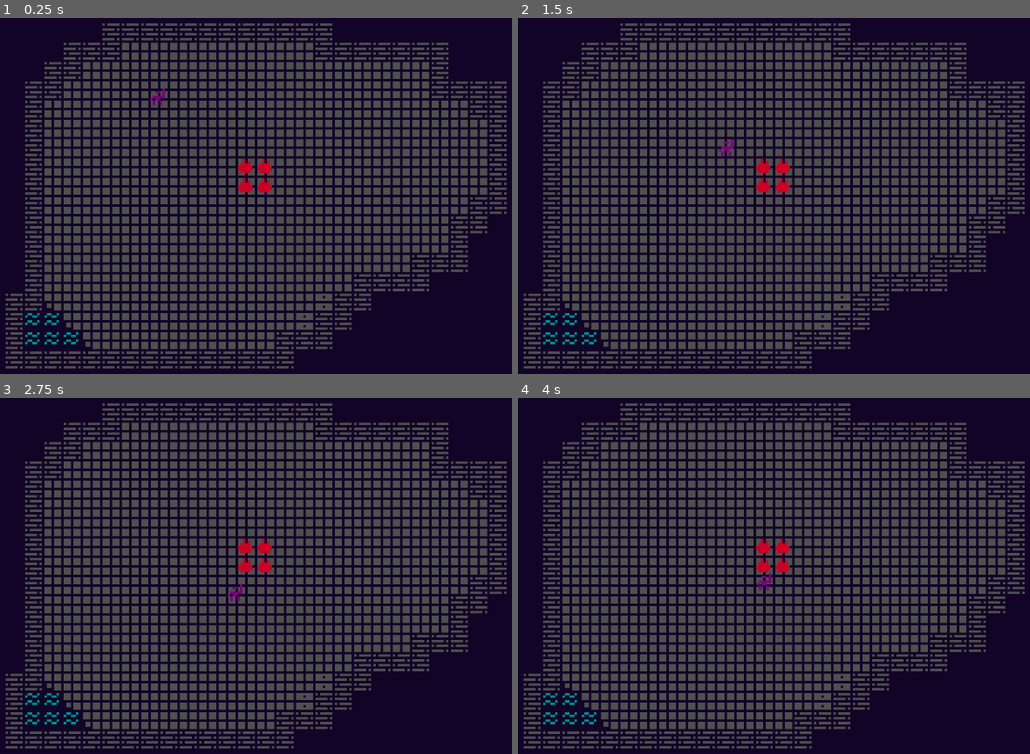
Above: before the commit, frames 1-4 (two rows, left to right).
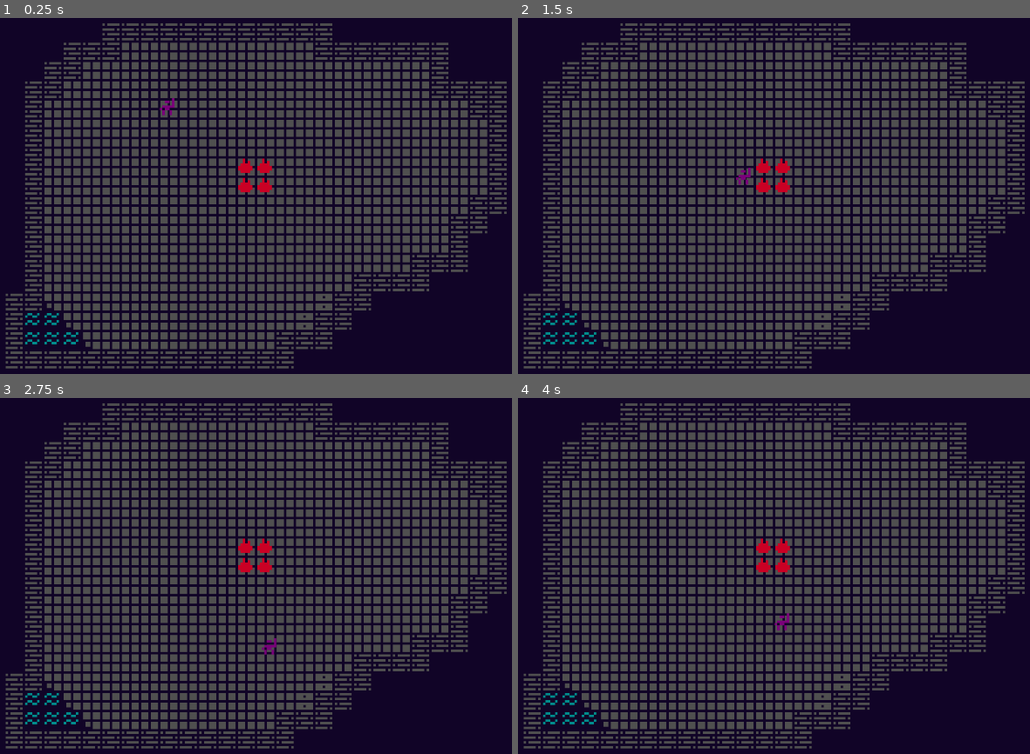
Above: after the commit, the same moments.

Repository: Hamblok0/Gremory
Game: Godot game, scene res://game.tscn
Same seed, same stepped clock (60 frames per second), same inputs: the game is played once before the commit and once after it.
Inputs:
- Up to frame 1 (0.25 s): no input
- Up to frame 2 (1.5 s): tap Enter at 0.5 s; hold M (player_downright) 0.53-1.28 s; tap Space at 1.25 s; hold J (player_down) from 1.28 s (still down)
- Up to frame 3 (2.75 s): release J (player_down) at 2.03 s; hold M (player_downright) from 2.03 s (still down)
- Up to frame 4 (4 s): release M (player_downright) at 2.78 s; hold K (player_up) 2.78-3.53 s; hold N (player_downleft) from 3.53 s (still down)

The runs differ from the first frame. In frame 1, 0.1% of the frame differs, in the area x 29-35%, y 19-28%; in frame 2, 0.1%; in frame 3, 0.1%; in frame 4, 0.1%, in the area x 46-53%, y 49-66%.

Commit message:
Using tilemap methods to center character

Diff:
--- a/GridMove.gd
+++ b/GridMove.gd
@@ -2,7 +2,7 @@
 
 class_name GridMove
 @export var self_node: Node2D
-@export var speed: float = 0.35
+@export var speed: float = 0.25
 
 var moving: bool = false
 @onready var ray_cast: RayCast2D = $RayCast2D
--- a/player.gd
+++ b/player.gd
@@ -3,14 +3,17 @@
 class_name Player
 
 @onready var grid_move: GridMove = $GridMove
-
+@onready var tiles: TileMap = get_node("../Tiles")
 # Called when the node enters the scene tree for the first time.
 func _ready() -> void:
-	position = Vector2(7, 0) * Constants.TILE_SIZE
+	position = starting_pos()
 
 # Called every frame. 'delta' is the elapsed time since the previous frame.
 func _process(delta: float) -> void:
 	handle_movement()
+
+func starting_pos() -> Vector2:
+	return tiles.map_to_local(Vector2i(7, 0))
 
 func handle_movement() -> void:
 	var pos: Vector2 = Vector2.ZERO
